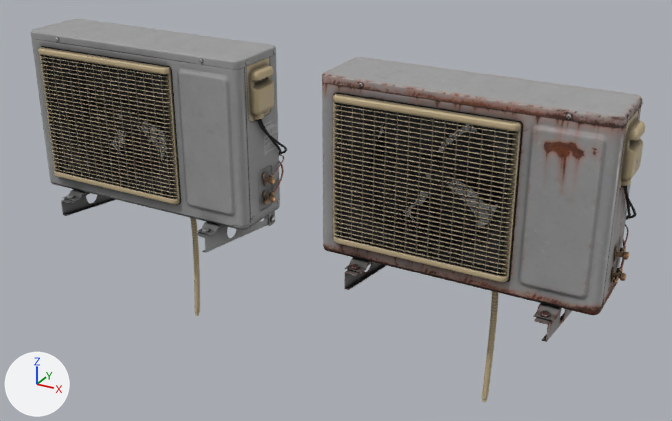
One commit to the glTF model mcd-sim/public/assets/models/exterior_aircon_unit.glb: the scene before it, then after it.
The view is the same before and after, from a 50 mm lens placed at (1.258, -2.083, 1.232), pointed at (0.074, 0.071, 0.155). Every picture has the same lights, and +X, +Y and +Z are marked at lower left. The picture after the commit comes second. Vertices at exactly the same position are counted once.

Objects in the first picture: 'exterior_aircon_unit', 'exterior_aircon_unit_rusted'.
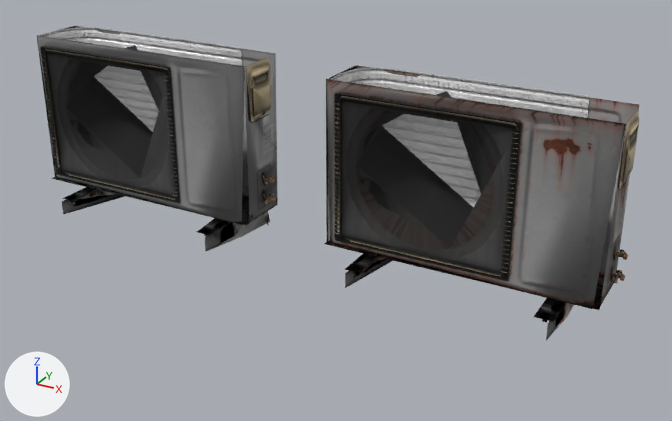
Edits to the scene script, one JSON object a line:
```json
{"block": "me_exterior_aircon_unit", "where": "# used by ob_exterior_aircon_unit; location = (-0.5, 0.0, 0.0)"}
{"op": "remove", "block": "me_exterior_aircon_unit", "code": "me_exterior_aircon_unit.from_pydata(...)  # 5395 vertices, 9493 faces; spans x -0.393..0.407, y -0.158..0.216, z -0.32..0.608"}
{"op": "add", "block": "me_exterior_aircon_unit", "code": "me_exterior_aircon_unit.from_pydata(...)  # 603 vertices, 656 faces; spans x -0.379..0.405, y -0.158..0.216, z -0.319..0.588"}
{"block": "me_exterior_aircon_unit", "change": "me_exterior_aircon_unit part 1: 48 loose pieces with 1015 vertices, spanning x -0.38..0.38, y -0.141..0.195, z 0.011..0.608, are deleted"}
{"block": "me_exterior_aircon_unit", "change": "me_exterior_aircon_unit part 2: 3777 vertices removed from x -0.393..0.407, y -0.158..0.216, z -0.32..0.586"}
{"block": "me_exterior_aircon_unit_rusted", "where": "# used by ob_exterior_aircon_unit_rusted; location = (0.5, 0.0, 0.0)"}
{"op": "remove", "block": "me_exterior_aircon_unit_rusted", "code": "me_exterior_aircon_unit_rusted.from_pydata(...)  # 5395 vertices, 9493 faces; spans x -0.393..0.407, y -0.158..0.216, z -0.32..0.608"}
{"op": "add", "block": "me_exterior_aircon_unit_rusted", "code": "me_exterior_aircon_unit_rusted.from_pydata(...)  # 603 vertices, 656 faces; spans x -0.379..0.405, y -0.158..0.216, z -0.319..0.588"}
{"block": "me_exterior_aircon_unit_rusted", "change": "me_exterior_aircon_unit_rusted part 3: 48 loose pieces with 1015 vertices, spanning x -0.38..0.38, y -0.141..0.195, z 0.011..0.608, are deleted"}
{"block": "me_exterior_aircon_unit_rusted", "change": "me_exterior_aircon_unit_rusted part 4: 3777 vertices removed from x -0.393..0.407, y -0.158..0.216, z -0.32..0.586"}
```

What differs and where, as boxes [x1, y1, x2, y2] in the pictures (672 x 421 px):
```json
{"object": "exterior_aircon_unit_rusted", "change": "reshaped", "before": [322, 57, 645, 402], "after": [324, 65, 639, 340]}
{"object": "exterior_aircon_unit", "change": "reshaped", "before": [31, 19, 287, 316], "after": [37, 26, 278, 252]}
{"part": 1, "of": "me_exterior_aircon_unit", "change": "deleted", "before": [31, 19, 280, 233]}
{"part": 2, "of": "me_exterior_aircon_unit", "change": "deleted", "before": [32, 38, 287, 316]}
{"part": 3, "of": "me_exterior_aircon_unit_rusted", "change": "deleted", "before": [322, 57, 643, 318]}
{"part": 4, "of": "me_exterior_aircon_unit_rusted", "change": "deleted", "before": [322, 82, 645, 402]}
```
